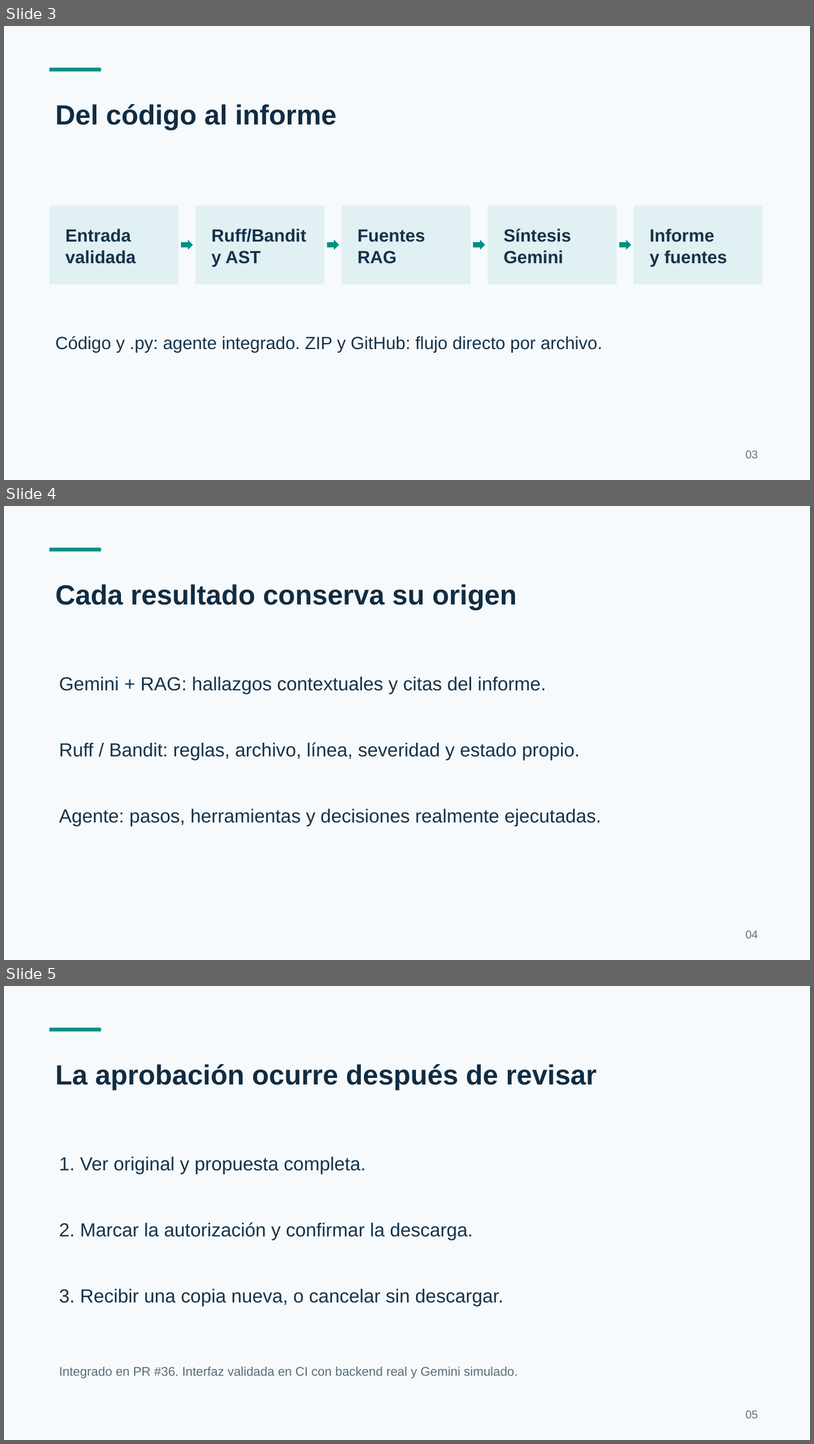
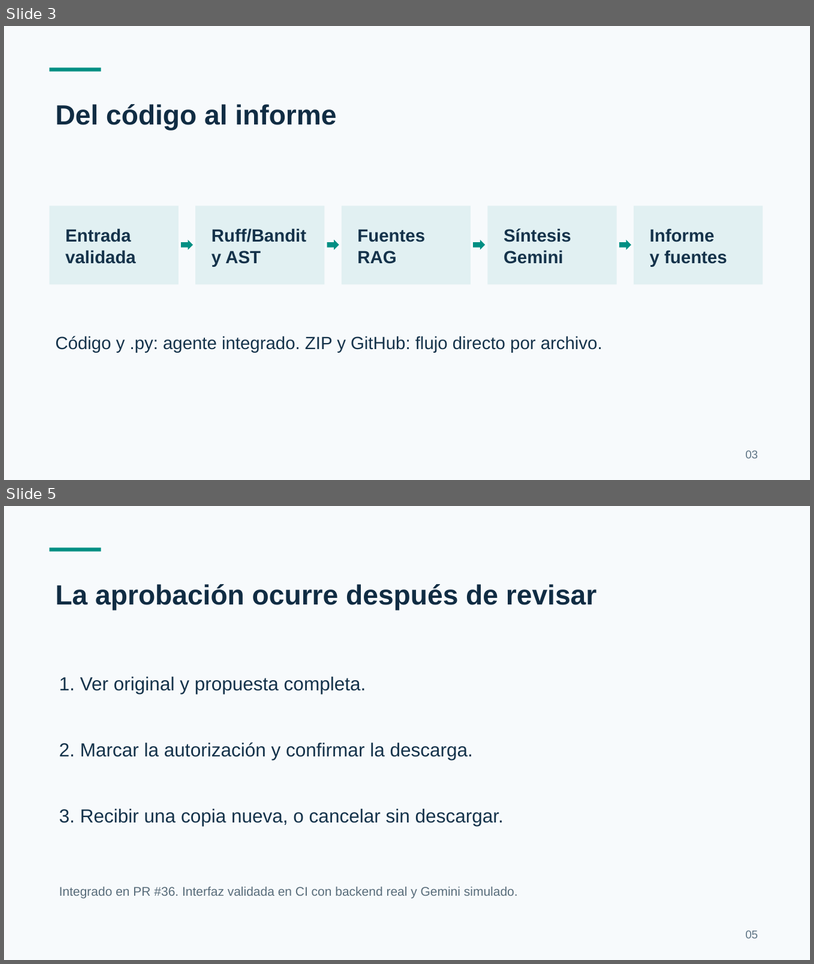
Before and after one commit to Christian-gv-01/revisor-inteligente-codigo, a slide deck: docs/presentacion/CODEGUARD-borrador-12-minutos.pptx. Shown one above the other, each under a label of ours: slides 3, 4 and 5 before the commit, slides 3 and 5 after it; the slides between them are not shown. The pictures are 814x1444 and 814x964 pixels, drawn with LibreOffice and Linux fonts; fonts in the diff are those of the drawing. Boxes give left, top, right and bottom in pixels: in the first picture for what was removed or moved away, otherwise in the second. Text is boxed around its words. In the diff, an @@ line names an element or a change of style, - is before the commit and + after.

Commit message:
docs: revisar agente v2 y presupuesto con trazabilidad y sustentacion

```diff
--- a/docs/presentacion/CODEGUARD-borrador-12-minutos.pptx
+++ b/docs/presentacion/CODEGUARD-borrador-12-minutos.pptx
@@ slide 4 removed at [4, 506, 810, 960], background #F7FAFC @@
@@ rectangle removed at [50, 548, 101, 552] @@
@@ text removed at [56, 584, 517, 610] @@
-Cada resultado conserva su origen
@@ text removed at [59, 676, 546, 694] @@
-Gemini + RAG: hallazgos contextuales y citas del informe.
@@ text removed at [59, 742, 580, 760] @@
-Ruff / Bandit: reglas, archivo, línea, severidad y estado propio.
@@ text removed at [59, 808, 602, 826] @@
-Agente: pasos, herramientas y decisiones realmente ejecutadas.
@@ text removed at [746, 930, 758, 938] @@
-04
```
Also in this commit, not shown: 4 slides changed, 3 slides added, 2 other slides removed, 17 other files.
